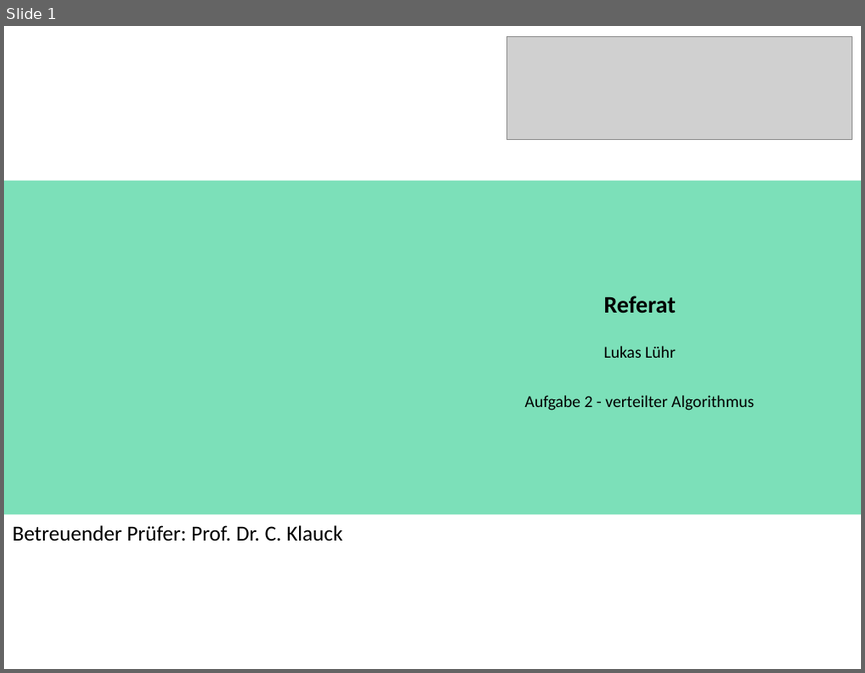
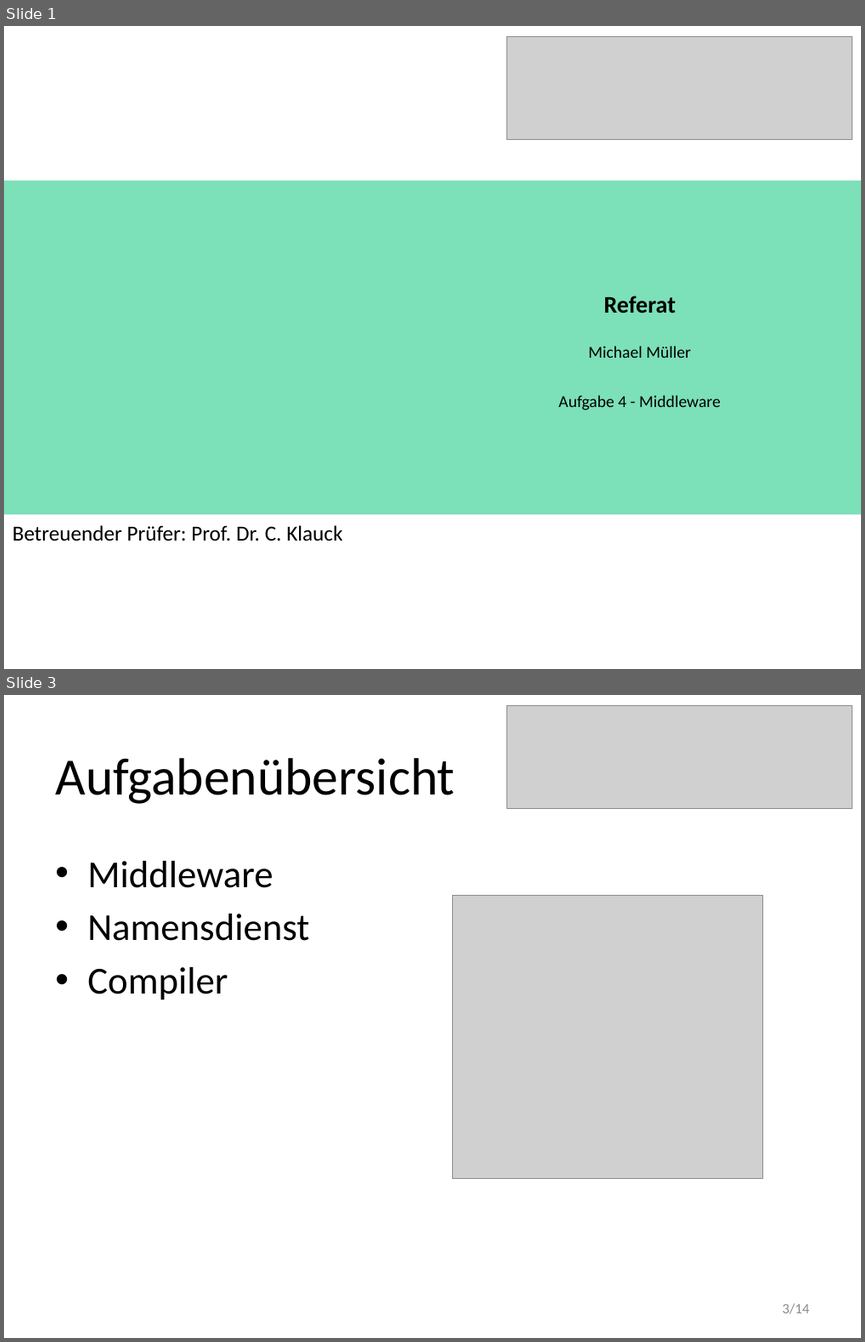
Before and after one commit to HansZimmer5000/TalDerTraenen, a slide deck: A4/VSP4_Mi/Design/Praesentation.pptx. Shown one above the other, each under a label of ours: slide 1 before the commit, slides 1 and 3 after it; the slides between them are not shown. The pictures are 865x673 and 865x1342 pixels, drawn with LibreOffice and Linux fonts; fonts in the diff are those of the drawing; grey boxes stand for pictures. Boxes give left, top, right and bottom in pixels: in the first picture for what was removed or moved away, otherwise in the second. Text is boxed around its words. In the diff, an @@ line names an element or a change of style, - is before the commit and + after.

```diff
--- a/A4/VSP4_Mi/Design/Praesentation.pptx
+++ b/A4/VSP4_Mi/Design/Praesentation.pptx
@@ slide 3 added at bbox=[4, 695, 861, 1338], background #FFFFFF @@
@@ picture added at bbox=[507, 706, 852, 809] @@
@@ title added at bbox=[55, 758, 454, 804], 44 pt, text #000000 @@
+Aufgabenübersicht
@@ text added at bbox=[87, 861, 309, 1000], 32 pt, text #000000 @@
+• Middleware
+• Namensdienst
+• Compiler
@@ picture added at bbox=[452, 895, 763, 1179] @@
@@ rectangle added at bbox=[703, 991, 824, 1163], fill #FFFFFF, outline #FFFFFF 2 pt @@
@@ page number added at bbox=[782, 1303, 809, 1314], 12 pt, text #8C8C8C @@
+3/14
@@ slide 1 changed as well @@
@@ text at bbox=[558, 346, 721, 410]: text changed @@
-Lukas Lühr
-Aufgabe 2 - verteilter Algorithmus
+Michael Müller
+Aufgabe 4 - Middleware
```
Also in this commit, not shown: 3 other slides changed, 8 other slides added, 10 slides removed, 2 other files.
